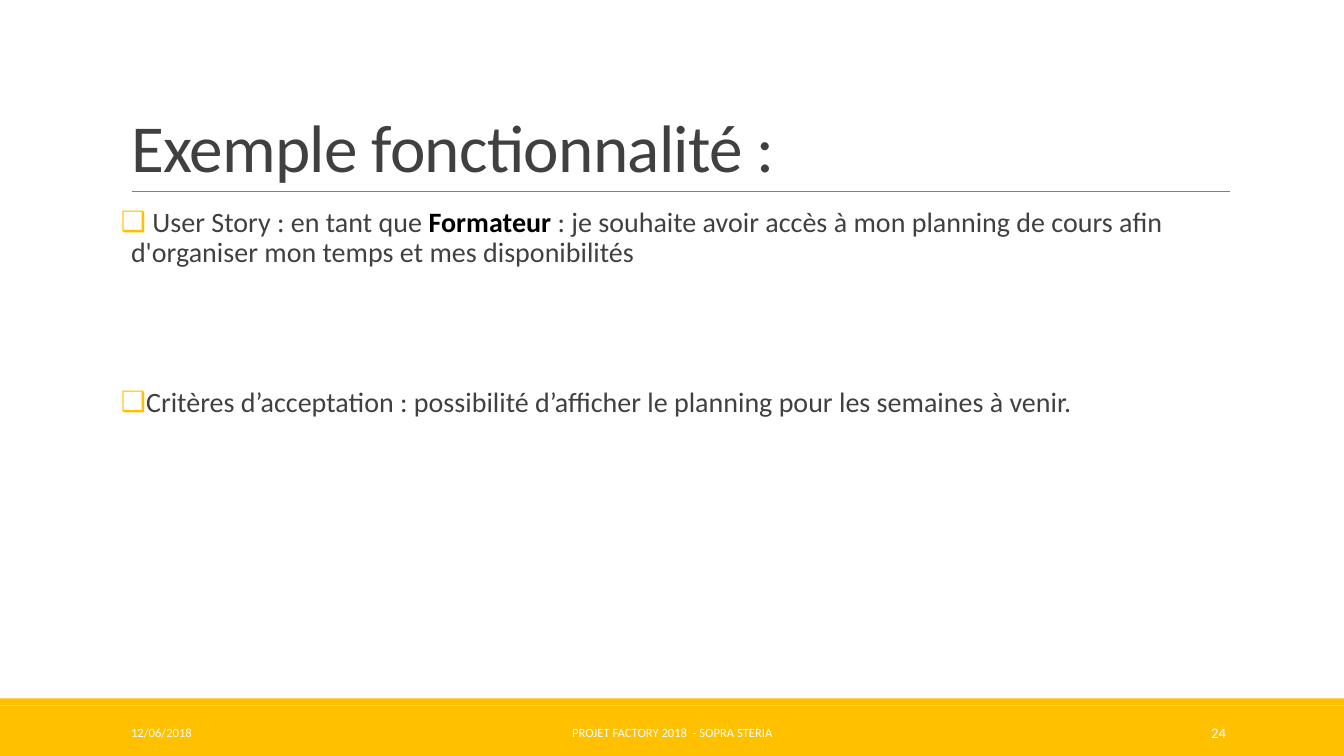
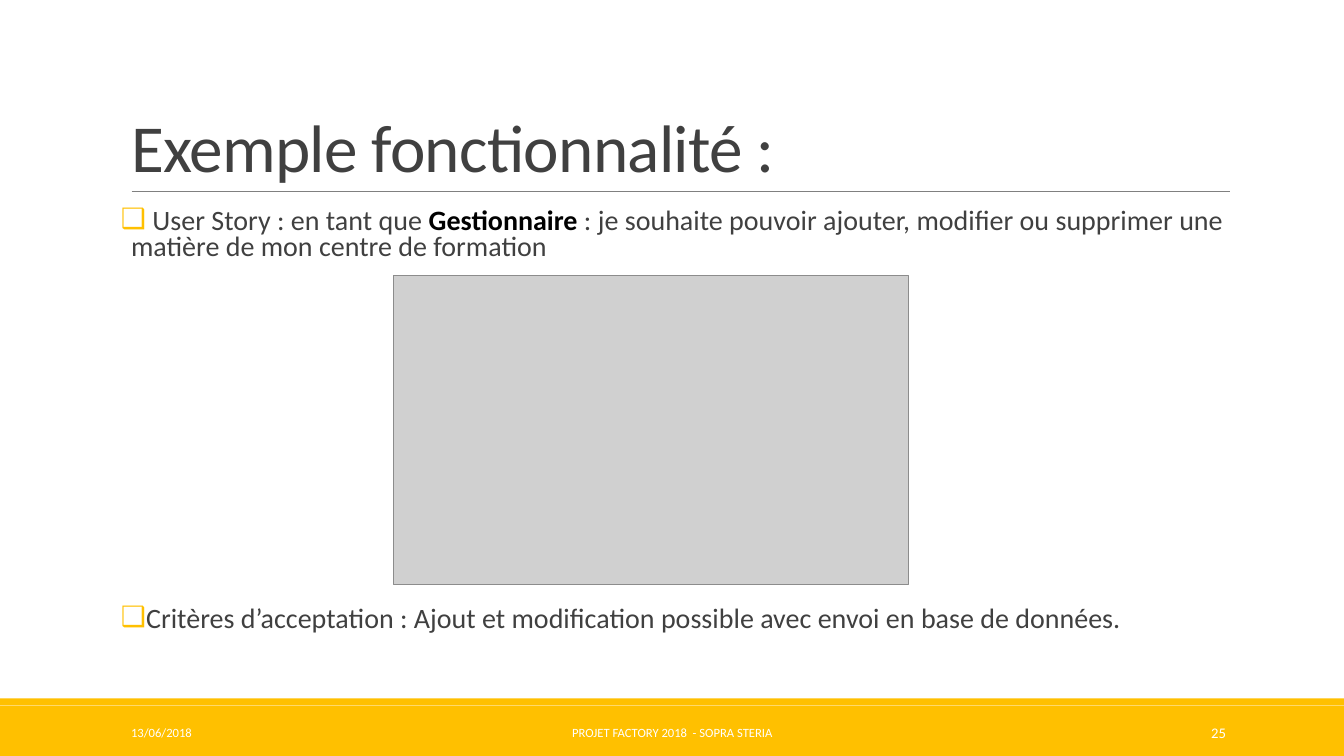
Before and after one commit to Pweting/ProjetFinalAAA, a slide deck: slide 25 of ProjetFinalAAA-Factory.pptx (slide 24 before the commit). Drawn at 1344x756 pixels with LibreOffice and Linux fonts; fonts in the diff are those of the drawing; grey boxes stand for pictures. Boxes give left, top, right and bottom in pixels: in the first picture for what was removed or moved away, otherwise in the second. Text is boxed around its words. In the diff, an @@ line names an element or a change of style, - is before the commit and + after.

Commit message:
Powerpoint corrigé ! et page accueil image

```diff
--- a/ProjetFinalAAA-Factory.pptx
+++ b/ProjetFinalAAA-Factory.pptx
@@ text at [131, 210, 1222, 633]: text changed @@
-❑ User Story : en tant que Formateur : je souhaite avoir accès à mon planning de cours afin d'organiser mon temps et mes disponibilités
-❑ Critères d’acceptation : possibilité d’afficher le planning pour les semaines à venir.
+❑ User Story : en tant que Gestionnaire : je souhaite pouvoir ajouter, modifier ou supprimer une matière de mon centre de formation
+❑ Critères d’acceptation : Ajout et modification possible avec envoi en base de données.
@@ picture added at [393, 275, 908, 585] @@
@@ text at [131, 728, 192, 738]: text changed @@
-12/06/2018
+13/06/2018
@@ page number at [1211, 728, 1226, 738]: text changed @@
-24
+25
```
Also in this commit, not shown: 30 other slides changed, 3 slides added, 2 slides removed, 3 other files.
